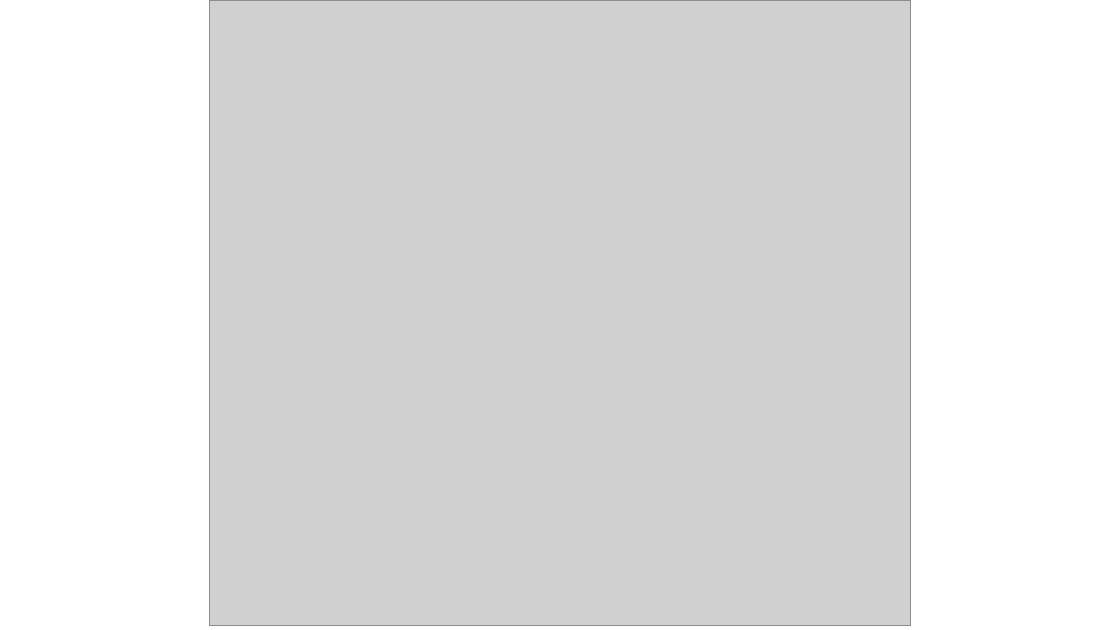
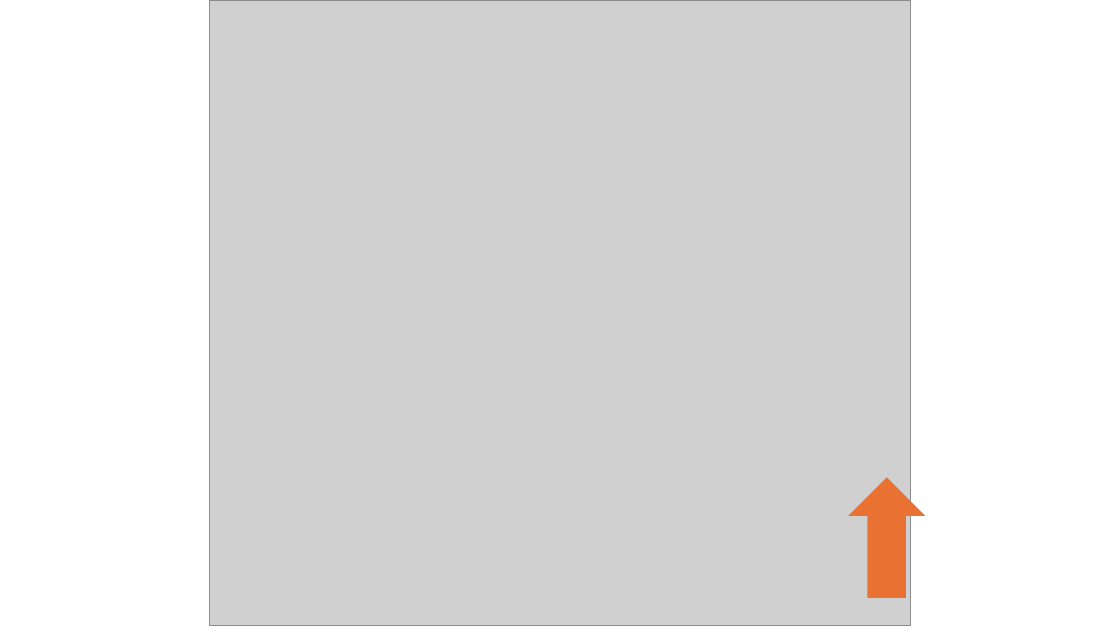
Before and after one commit to danielmarbach/AzureMessagingOverchoice, a slide deck: slide 12 of presentation.pptx. Drawn at 1120x630 pixels with LibreOffice and Linux fonts; fonts in the diff are those of the drawing; grey boxes stand for pictures. Boxes give left, top, right and bottom in pixels: in the first picture for what was removed or moved away, otherwise in the second. Text is boxed around its words. In the diff, an @@ line names an element or a change of style, - is before the commit and + after.

Commit message:
Slides

```diff
--- a/presentation.pptx
+++ b/presentation.pptx
@@ right arrow added at (849,477,926,598), fill #E97132 @@
```
Also in this commit, not shown: 5 other slides changed, 14 slides added, 1 other file.
